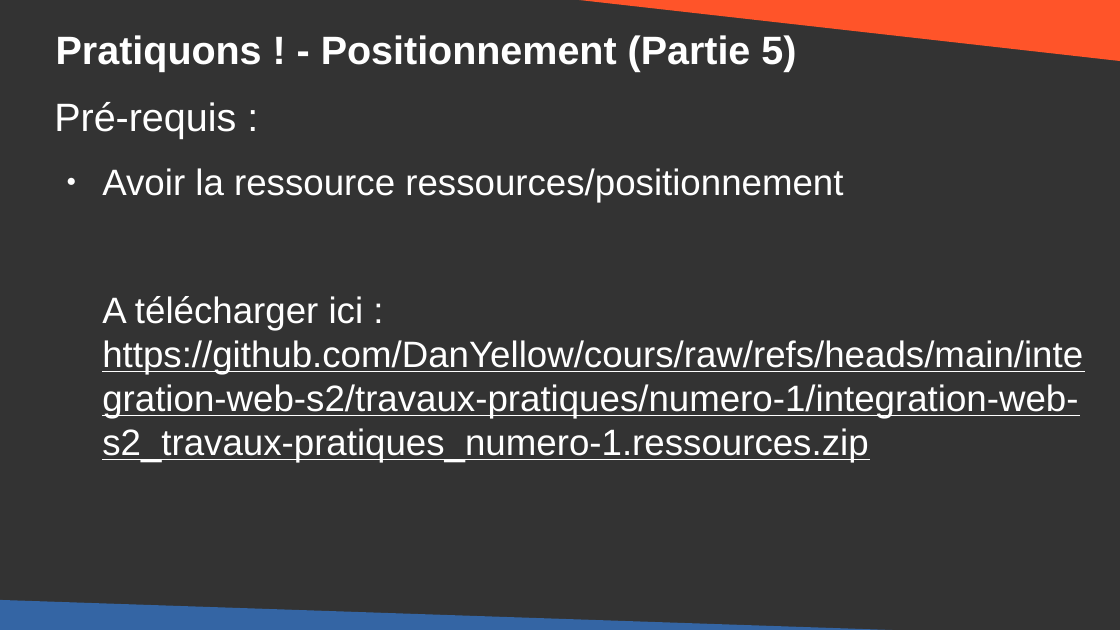
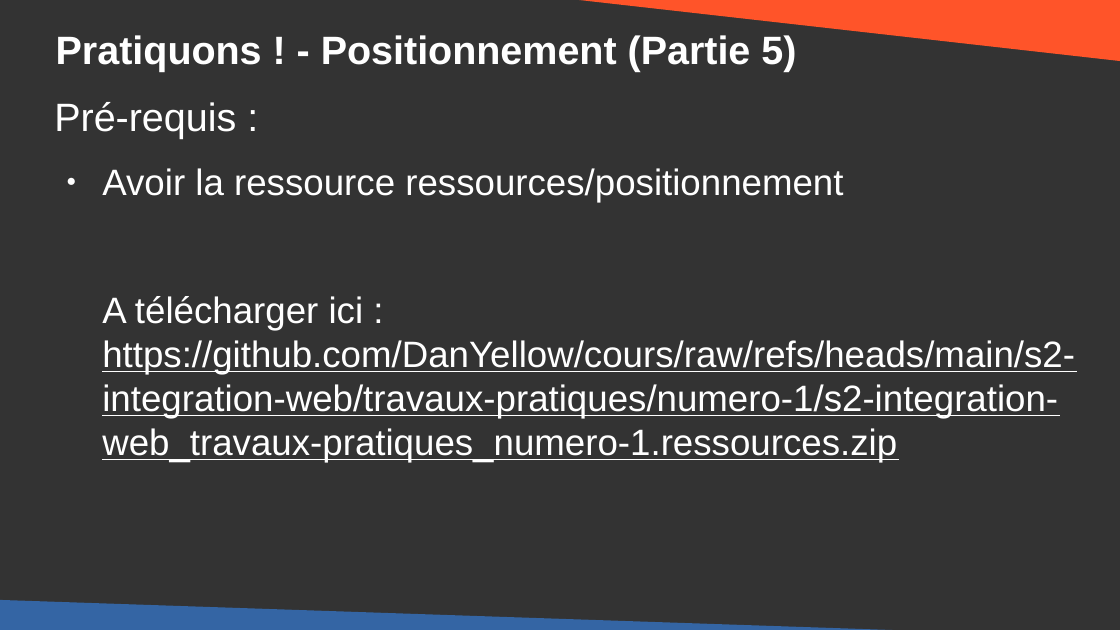
Before and after one commit to DanYellow/cours, a slide deck: slide 24 of s2-integration-web/travaux-pratiques/numero-1/presentation.odp. Drawn at 1120x630 pixels with LibreOffice and Linux fonts; fonts in the diff are those of the drawing. Boxes give left, top, right and bottom in pixels: in the first picture for what was removed or moved away, otherwise in the second. Text is boxed around its words. In the diff, an @@ line names an element or a change of style, - is before the commit and + after.

Commit message:
s2-integration-web@TP#1 - Update url to ressources

```diff
--- a/s2-integration-web/travaux-pratiques/numero-1/presentation.odp
+++ b/s2-integration-web/travaux-pratiques/numero-1/presentation.odp
@@ text at (102,296,1075,462): text changed @@
-A télécharger ici : https://github.com/DanYellow/cours/raw/refs/heads/main/integration-web-s2/travaux-pratiques/numero-1/integration-web-s2_travaux-pratiques_numero-1.ressources.zip
+A télécharger ici : https://github.com/DanYellow/cours/raw/refs/heads/main/s2-integration-web/travaux-pratiques/numero-1/s2-integration-web_travaux-pratiques_numero-1.ressources.zip
```
Also in this commit, not shown: 2 other slides changed, 1 other file.
